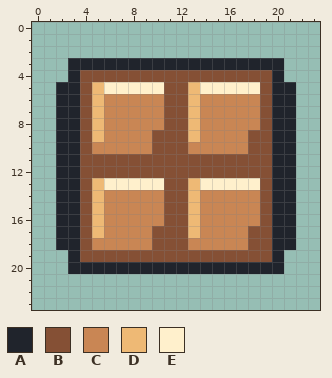
Pixel-art file: assets/source/aseprite/candy_5.aseprite. Above, as it was before the edit.
24x24 pixels, 1 frame.
Visible layers, top first: "Pixel finish", "Ink silhouette".
Palette (. is transparent): A #20242c  B #855035  C #c98654  D #eeb975  E #fff0cc
Pixels before, first column x 2:
 3 .AAAAAAAAAAAAAAAAAA.
 4 .ABBBBBBBBBBBBBBBBA.
 5 AABDEEEEEBBDEEEEEBAA
 6 AABDCCCCCBBDCCCCCBAA
 7 AABDCCCCCBBDCCCCCBAA
 8 AABDCCCCCBBDCCCCCBAA
 9 AABDCCCCBBBDCCCCBBAA
10 AABCCCCCBBBCCCCCBBAA
11 AABBBBBBBBBBBBBBBBAA
12 AABBBBBBBBBBBBBBBBAA
13 AABDEEEEEBBDEEEEEBAA
14 AABDCCCCCBBDCCCCCBAA
15 AABDCCCCCBBDCCCCCBAA
16 AABDCCCCCBBDCCCCCBAA
17 AABDCCCCBBBDCCCCBBAA
18 AABCCCCCBBBCCCCCBBAA
19 .ABBBBBBBBBBBBBBBBA.
20 .AAAAAAAAAAAAAAAAAA.
After:
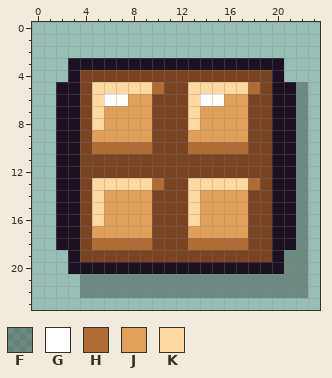
Colours new in this view: F #00000046  G #ffffff  H #b06c34  J #e0a05a  K #ffd9a0
From old to new:
layer "Soft shadow" added
layer "Body and shading" added
layer "Glint" added
layer "Ink silhouette" removed
colour A: #20242c -> #1c1022
colour B: #855035 -> #7a4422
Changed rows in their new state; - is a pixel that keeps its letter.
Layers "Glint", "Body and shading", "Soft shadow":
first column x 4:
 5 -KKKKKH--KKKKKH---F
 6 -KGGJJB--KGGJJB---F
 7 -KJJJJB--KJJJJB---F
 8 -KJJJJB--KJJJJB---F
 9 -JJJJJ---JJJJJ----F
10 -HHHHH---HHHHH----F
11 ------------------F
12 ------------------F
13 -KKKKKH--KKKKKH---F
14 -KJJJJB--KJJJJB---F
15 -KJJJJB--KJJJJB---F
16 -KJJJJB--KJJJJB---F
17 -JJJJJ---JJJJJ----F
18 -HHHHH---HHHHH----F
19 -----------------FF
20 -----------------FF
21 FFFFFFFFFFFFFFFFFFF
22 FFFFFFFFFFFFFFFFFFF
